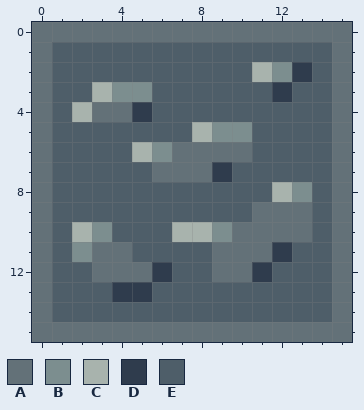
One commit to this pixel-art file: assets/tiles/mineral/ore_iron.aseprite. Above is the file before it was changed.
16x16 pixels, 1 frame.
Palette (. is transparent): A #637178  B #7c8e8f  C #a8b3ad  D #2f3c4d  E #4e5e69
The same view after the edit:
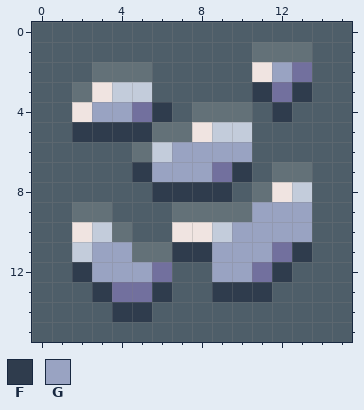
Colours new in this view: F #2f3c4d  G #99a3c2
What changed:
layer "Layer 2" added
colour B: #7c8e8f -> #c3ccdb
colour C: #a8b3ad -> #f0e4e1
colour D: #2f3c4d -> #72709e
Changed rows in their new state; - is a pixel that keeps its letter.
Layers "Layer 2", "Layer 1":
first column x 0:
 0 EEEEEEEEEEEEEEEE
 1 E----------AAA-E
 2 E--AAA------G--E
 3 E-A--------F-F-E
 4 E--GG-F-AAA-F--E
 5 E-FFFFAA-------E
 6 E----A-GGGG----E
 7 E----FGGG-F-AA-E
 8 E-----FFFF-A---E
 9 E-AA---AAAAGGG-E
10 E---A-----GGGG-E
11 E--GGAAFFGGG-F-E
12 E-FGGG---GG-F--E
13 E--F--F--FFF---E
14 E---FF---------E
15 EEEEEEEEEEEEEEEE
Where, in picture pixels (left, top, right, bottom), the same in both pictures:
changed: (32, 22, 352, 342)
